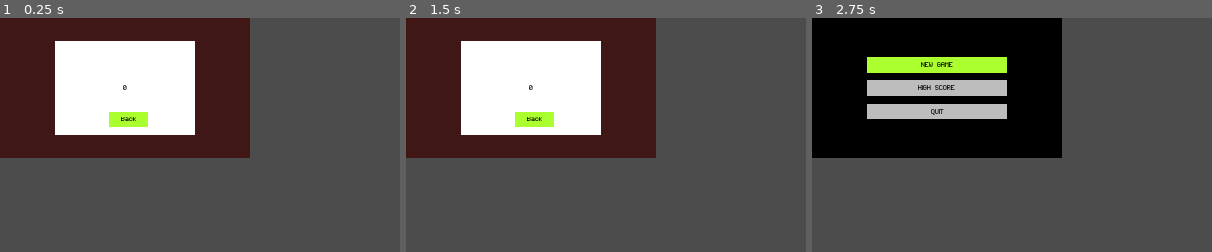
Above: before the commit, frames 1-3 (left to right).
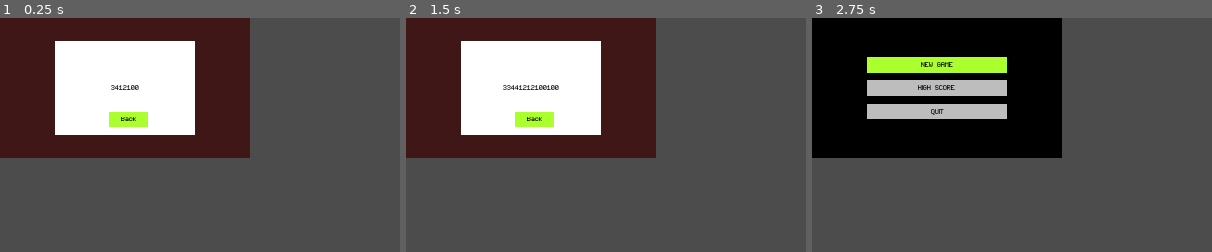
Above: after the commit, the same moments.

Repository: alittek/AC31009-Game
Game: Godot game, scene res://GameScore.tscn
Two runs of this game, one before a commit and one after it. Both use one fixed random seed, a clock stepped at 60 frames per second and the inputs below. This scene is started directly instead of the project's main scene.
Inputs:
- Up to frame 1 (0.25 s): no input
- Up to frame 2 (1.5 s): tap Enter at 0.5 s; hold Right (move_right) 0.53-1.28 s; hold Space (interact) 0.53-1.28 s; hold Down (move_down) from 1.28 s (still down); tap Space (interact) at 1.35 s
- Up to frame 3 (2.75 s): tap Enter at 2 s; release Down (move_down) at 2.03 s; hold Right (move_right) from 2.03 s (still down); hold Space (interact) from 2.03 s (still down)
The pictures show only the part of the screen within x 0-50%, y 0-50%; the shares and areas given below are measured in that part.

The runs differ from the first frame. In frame 1, 0.1% of the frame differs, in the area x 27-35%, y 28-31%; in frame 2, 0.2%, in the area x 24-39%, y 28-31%; in frame 3, nothing differs.

Commit message:
read scores from file, display sorted

Diff:
--- a/FileSystem.gd
+++ b/FileSystem.gd
@@ -1,28 +1,42 @@
 extends Node
 
 var score_file = "user://score.save"
-var highscore
+var password = "pass"
+#var highscore
 var status
+var highscores
+
+
+func start():
+	save_score(3)
+	save_score(4)
+	save_score(100)
+	save_score(12)
 
 func save_score(highscore):
 	var file = File.new()
 	if file.file_exists(score_file):
+		#status = file.open_encrypted_with_pass(score_file, File.READ_WRITE, OS.get_unique_id())
 		status = file.open(score_file, File.READ_WRITE)
+		#status = file.open_encrypted_with_pass(score_file, File.READ_WRITE, password)
 	else:
+		#status = file.open_encrypted_with_pass(score_file, File.WRITE, OS.get_unique_id())
 		status = file.open(score_file, File.WRITE)
+		#status = file.open_encrypted_with_pass(score_file, File.WRITE, password)
 
 	if status == OK:
 		file.seek_end()
-		file.store_string(str(highscore) + "\r")
+		file.store_string(str(highscore) + ",")
 		file.close()
-
 
 func load_score():
 	var file = File.new()
 	if file.file_exists(score_file):
 		file.open(score_file, File.READ)
-		highscore = file.get_as_text()
+		#file.open_encrypted_with_pass(score_file, File.READ, password)
+		highscores = file.get_as_text()
+		#create_scores(highscore)
 		file.close()
 	else:
-		highscore = 0
-	return highscore
+		return
+	return highscores
--- a/GameOver.gd
+++ b/GameOver.gd
@@ -49,7 +49,7 @@
 	update_artNb_text()
 	update_level_text()
 
-	set_highscore()
+	#set_highscore()
 	# display gameover screen
 	popup()
 
--- a/GameScore.gd
+++ b/GameScore.gd
@@ -2,14 +2,37 @@
 
 onready var score : Label = get_node("Score/Label")
 var file = load("res://FileSystem.gd").new()
+var intArray = []
 
 func _ready():
-	display_score()
+	# can be removed, adds values to file
+	file.start()
+	var scores = file.load_score()
+	create_scores(scores)
 
 func display_score():
 	$Back.color = Color.greenyellow
-	var newScore = file.load_score()
-	score.text = str(newScore)
+	# print top 5 scores
+	for i in range(intArray.size()):
+		print(intArray[i])
+		score.text += str(intArray[i])
+
+
+# create the array with the top five scores
+func create_scores(score):
+	# split string of scores into array
+	var scoreArray = score.split(",", true, 0)
+	# remove last empty index
+	scoreArray.remove(scoreArray.size()-1)
+
+	# change each item in array into int and add to new array
+	for i in range(scoreArray.size()):
+		var newscore = int(scoreArray[i])
+		intArray.append(newscore)
+
+	# sort array high to low
+	intArray.sort()
+	display_score()
 
 func _input(event):
 	if Input.is_action_just_pressed("interact"):
